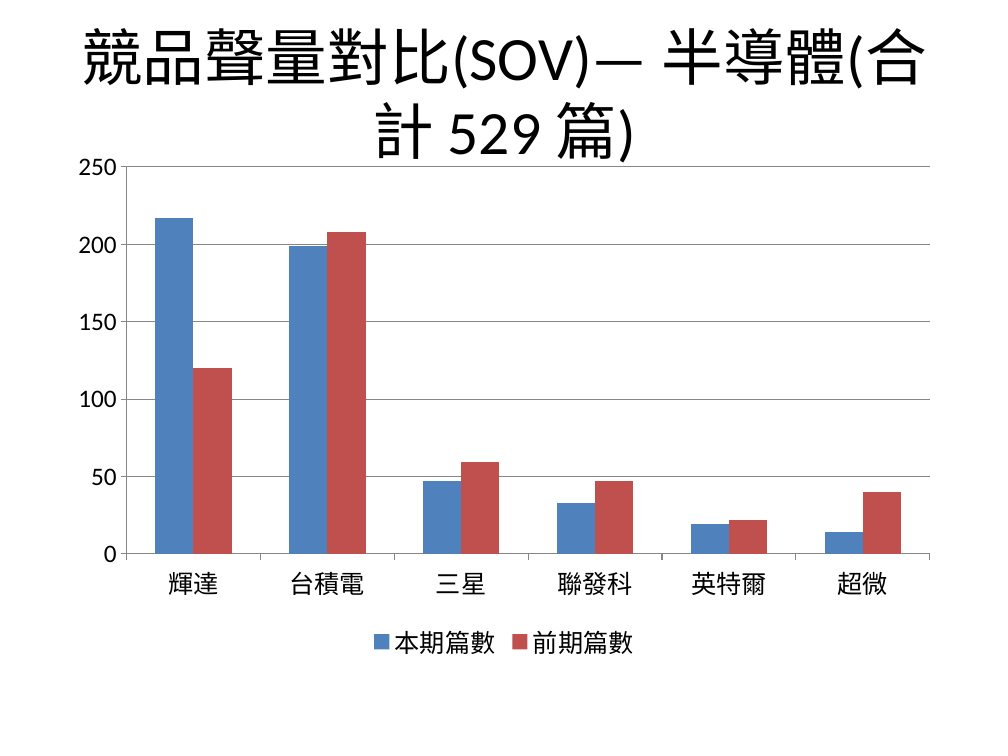
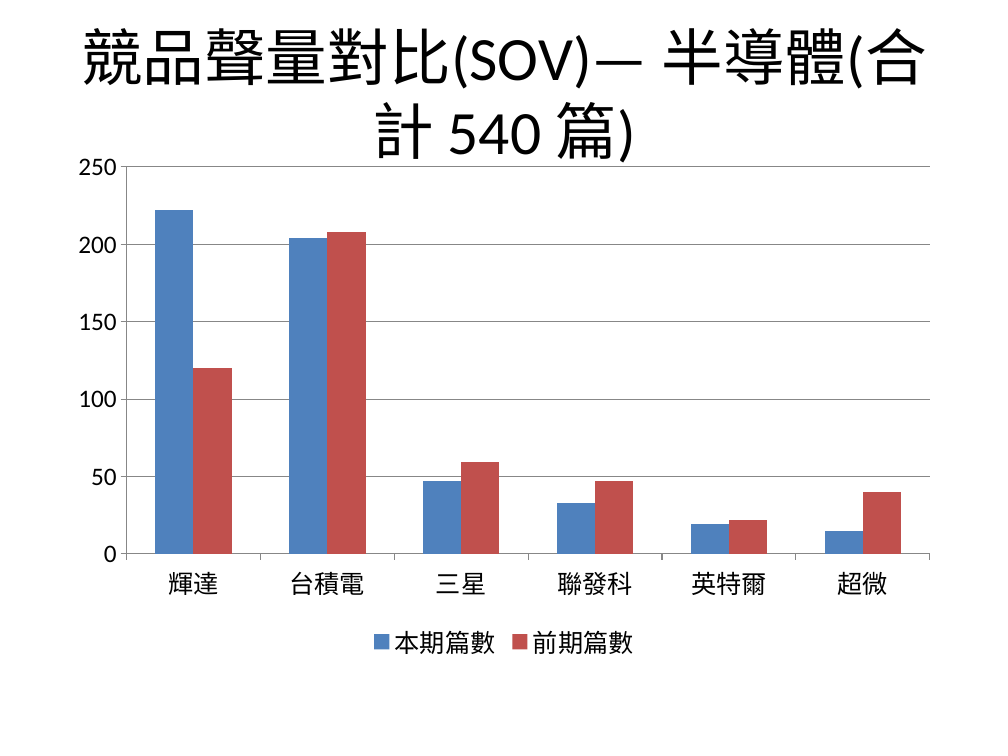
Before and after one commit to AndyChen825/industry-monitor, a slide deck: slide 5 of docs/reports/台灣產業趨勢監測週報_2026-08-24_2026-08-31.pptx. Drawn at 1008x756 pixels with LibreOffice and Linux fonts; fonts in the diff are those of the drawing. Boxes give left, top, right and bottom in pixels: in the first picture for what was removed or moved away, otherwise in the second. Text is boxed around its words. In the diff, an @@ line names an element or a change of style, - is before the commit and + after.

```diff
--- a/docs/reports/台灣產業趨勢監測週報_2026-08-24_2026-08-31.pptx
+++ b/docs/reports/台灣產業趨勢監測週報_2026-08-24_2026-08-31.pptx
@@ title at [81,28,927,167]: text changed @@
-競品聲量對比(SOV)— 半導體(合計 529 篇)
+競品聲量對比(SOV)— 半導體(合計 540 篇)
@@ column chart at [60,141,948,665] @@
@@ 本期篇數, 輝達: 217 to 222 @@
@@ 本期篇數, 台積電: 199 to 204 @@
@@ 本期篇數, 超微: 14 to 15 @@
```
Also in this commit, not shown: 5 other slides changed, 8 other files.
